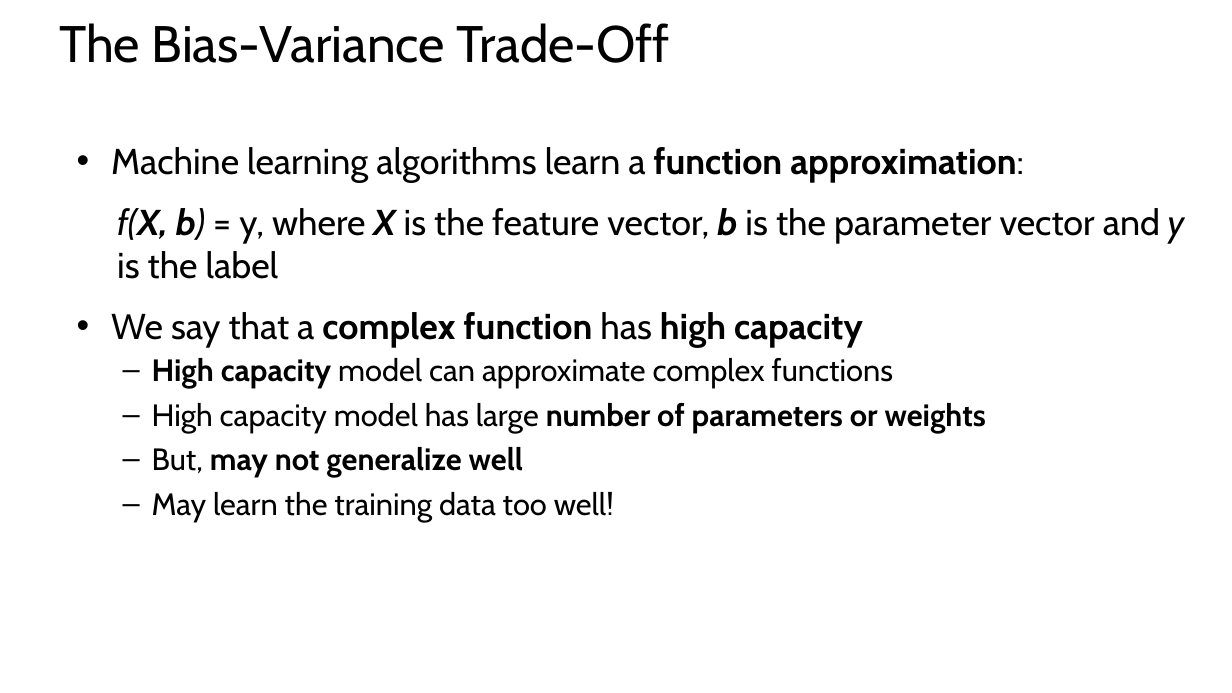
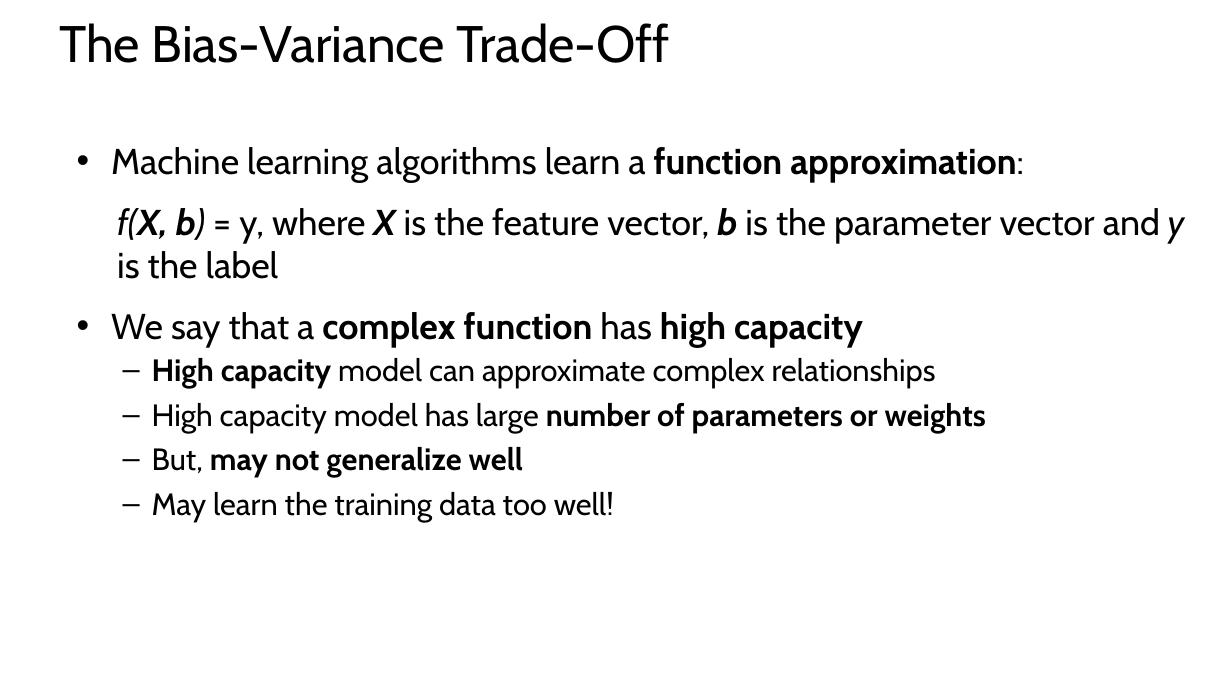
Before and after one commit to StephenElston/CSCI-E25, a slide deck: slide 36 of Slides/4_MachineLearningForCV.pptx. Drawn at 1232x693 pixels with LibreOffice and Linux fonts; fonts in the diff are those of the drawing. Boxes give left, top, right and bottom in pixels: in the first picture for what was removed or moved away, otherwise in the second. Text is boxed around its words. In the diff, an @@ line names an element or a change of style, - is before the commit and + after.

```diff
--- a/Slides/4_MachineLearningForCV.pptx
+++ b/Slides/4_MachineLearningForCV.pptx
@@ text at (152,358,936,388): text changed @@
-  – High capacity model can approximate complex functions
+  – High capacity model can approximate complex relationships
```
Also in this commit, not shown: 18 other slides changed, 2 slides added, 1 other file.
